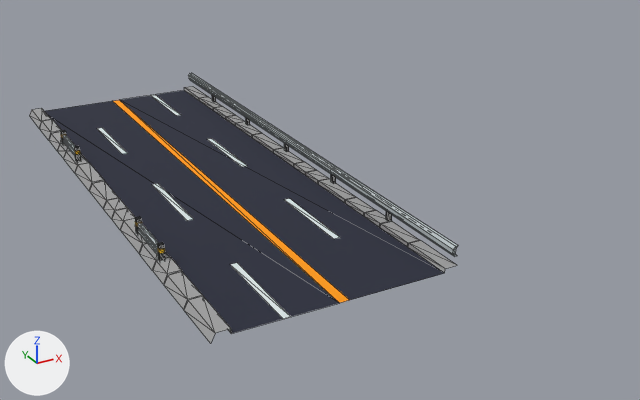
Two versions of the FBX model Assets/Kevin Iglesias/Human Character Dummy/Models/Yol.fbx, one commit apart.
Before and after are seen from a camera (50 mm lens) standing at (-10.3, -27.5, 11.8) and looking at (4.0, -1.4, -1.3). The axes (+X, +Y, +Z) are drawn at lower left. The lights are the same throughout. The first picture is the older version. Mesh edges are drawn as thin lines. Where no turn or scale is listed for an object, it has been applied to the vertices. Vertices at exactly the same position are counted once.

Script lines for the objects in view, before the commit:
```python
me_plane_006 = bpy.data.meshes.new('Plane.006')
me_plane_006.from_pydata(...)  # 354 vertices, 500 faces; spans x -3.8..3.6, y -10.1..10.1, z -0.1..0.8
# faces by material slot: [496, 4]
me_plane_006.materials.append(mat_colorpalate)  # picture img_colorpalette_png
me_plane_006.materials.append(mat_colorasphalt)  # dark blue #282b3c
me_plane_007 = bpy.data.meshes.new('Plane.007')
me_plane_007.from_pydata(...)  # 24 vertices, 12 faces; spans x -1.8..1.8, y -10.1..10.1, z 0.0
me_plane_007.materials.append(mat_colorpalate)  # picture img_colorpalette_png
ob_plane_001 = bpy.data.objects.new('Plane.001', me_plane_006)
ob_plane_001.location = (0.0, 0.0, 0.0)
ob_plane_002 = bpy.data.objects.new('Plane.002', me_plane_007)
ob_plane_002.location = (0.0, 0.0, 0.0)
```
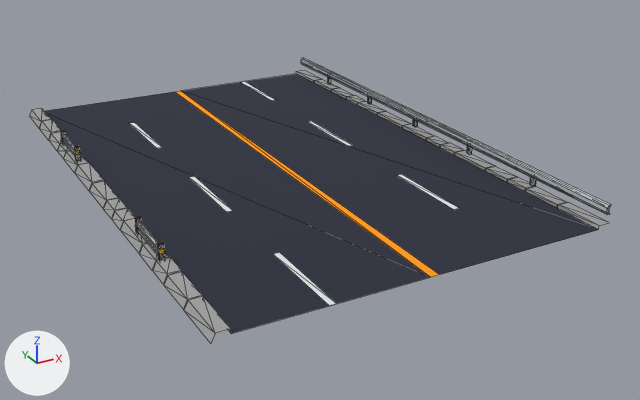
The newer file is also turned or shifted as a whole; pictures and numbers use the older file's frame.

What differs and where, as boxes (x1, y1, x2, y2) in the pictures (640 x 400 px; the box of a moved part takes in the faces that stretch with it):
'Plane.001', reshaped (36% wider)
    before: (29, 73, 458, 344)
    after: (29, 57, 611, 344)
'Plane.002', mesh rescaled (35% wider)
    before: (97, 95, 340, 319)
    after: (130, 81, 459, 306)
part 1 of me_plane_006, moved or reshaped
    before: (188, 73, 458, 257)
    after: (301, 57, 611, 215)
part 2 of me_plane_006, moved or reshaped
    before: (212, 95, 216, 102)
    after: (328, 77, 331, 84)
part 3 of me_plane_006, moved or reshaped
    before: (246, 118, 250, 125)
    after: (368, 97, 372, 104)
part 4 of me_plane_006, moved or reshaped
    before: (284, 143, 289, 152)
    after: (413, 119, 418, 127)
part 5 of me_plane_006, moved or reshaped
    before: (331, 174, 336, 184)
    after: (467, 146, 472, 154)
part 6 of me_plane_006, moved or reshaped
    before: (386, 211, 392, 221)
    after: (530, 177, 536, 187)
part 7 of me_plane_006, moved or reshaped
    before: (50, 90, 444, 320)
    after: (50, 74, 598, 320)
part 8 of me_plane_006, moved or reshaped
    before: (184, 86, 457, 273)
    after: (296, 70, 609, 230)

Patch to the scene script:
```diff
--- a/Assets/Kevin Iglesias/Human Character Dummy/Models/Yol.fbx.py
+++ b/Assets/Kevin Iglesias/Human Character Dummy/Models/Yol.fbx.py
@@ me_plane_007 @@
 # used by ob_plane_002; location = (0.0, 0.0, 0.0)
-me_plane_007.from_pydata(...)  # 24 vertices, 12 faces; spans x -1.8..1.8, y -10.1..10.1, z 0.0
+me_plane_007.from_pydata(...)  # 24 vertices, 12 faces; spans x -0.5..6.3, y -10.1..10.1, z 0.0
+# me_plane_007 part 9: the whole mesh is scaled about its middle by (1.91, 1, 1), then moved by (2.9, 0.0, 0.0)
 me_plane_007.materials.append(mat_colorpalate)
@@ me_plane_006 @@
 # used by ob_plane_001; location = (0.0, 0.0, 0.0)
-me_plane_006.from_pydata(...)  # 354 vertices, 500 faces; spans x -3.8..3.6, y -10.1..10.1, z -0.1..0.8
+me_plane_006.from_pydata(...)  # 354 vertices, 500 faces; spans x -3.8..9.4, y -10.1..10.1, z -0.1..0.8
+# me_plane_006 part 1: the loose piece of 16 vertices spanning x 3.5..3.6, y -10.1..10.1, z 0.4..0.8 is moved by (5.8, 0.0, 0.0)
+# me_plane_006 part 2: the loose piece of 8 vertices spanning x 3.6, y 7.3..7.5, z 0.1..0.6 is moved by (5.8, 0.0, 0.0)
+# me_plane_006 part 3: the loose piece of 8 vertices spanning x 3.6, y 3.8..4.0, z 0.1..0.6 is moved by (5.8, 0.0, 0.0)
+# me_plane_006 part 4: the loose piece of 8 vertices spanning x 3.6, y 0.3..0.5, z 0.1..0.6 is moved by (5.8, 0.0, 0.0)
+# me_plane_006 part 5: the loose piece of 8 vertices spanning x 3.6, y -3.2..-3.0, z 0.1..0.6 is moved by (5.8, 0.0, 0.0)
+# me_plane_006 part 6: the loose piece of 8 vertices spanning x 3.6, y -6.7..-6.5, z 0.1..0.6 is moved by (5.8, 0.0, 0.0)
+# me_plane_006 part 7: all 4 vertices in x -0.2..0.2, y -10.1..10.1, z 0.0 are moved by (2.9, 0.0, 0.0)
+# me_plane_006 part 8: 84 of the vertices in x 3.2..3.6, y -10.1..10.1, z 0.0..0.1 are moved by (5.8, 0.0, 0.0)
 me_plane_006.materials.append(mat_colorpalate)
```
